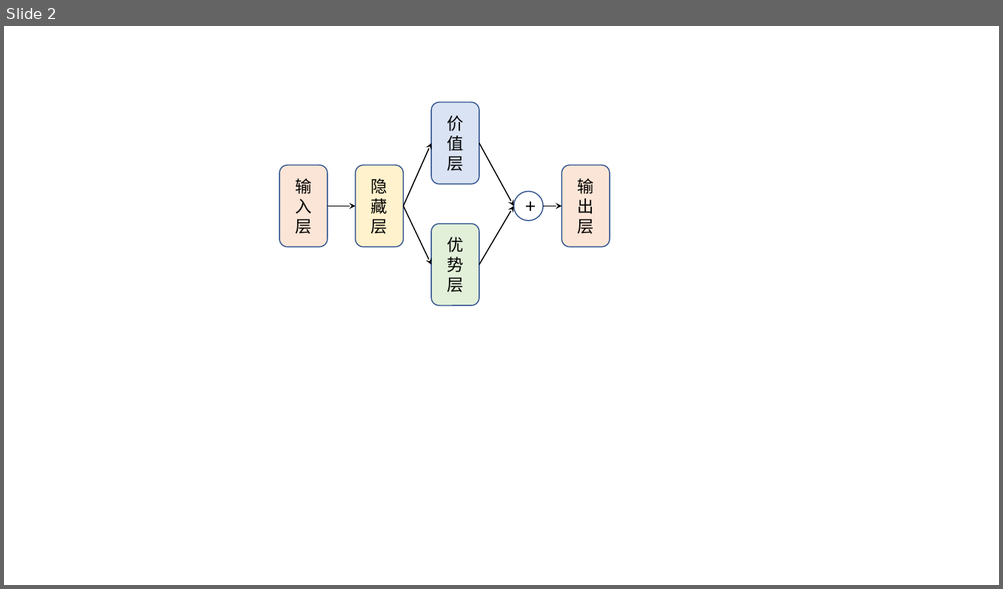
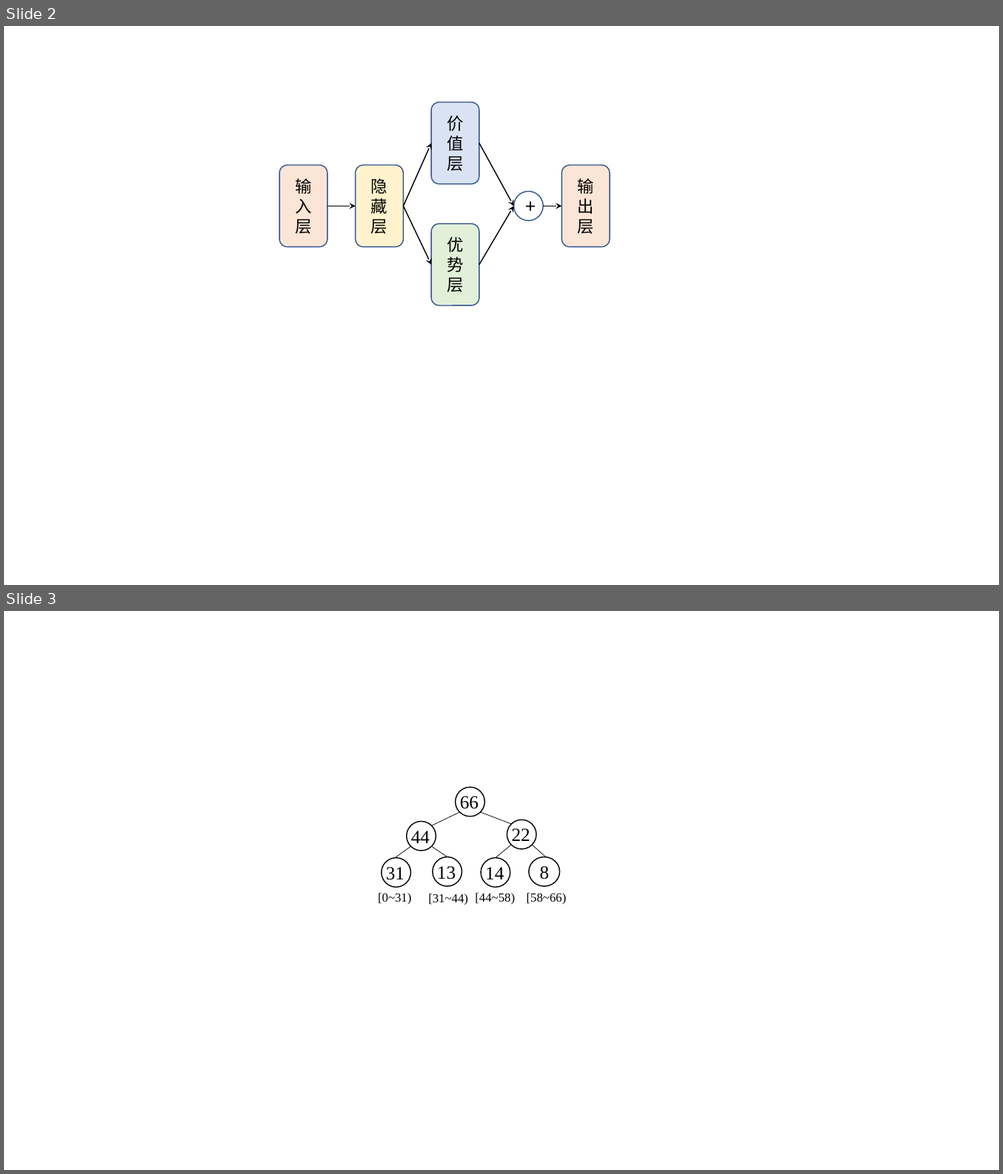
Before and after one commit to datawhalechina/joyrl-book, a slide deck: docs/ch8/main.pptx. Shown one above the other, each under a label of ours: slide 2 before the commit, slides 2 and 3 after it. The pictures are 1003x589 and 1003x1174 pixels, drawn with LibreOffice and Linux fonts; fonts in the diff are those of the drawing. Boxes give left, top, right and bottom in pixels: in the first picture for what was removed or moved away, otherwise in the second. Text is boxed around its words. In the diff, an @@ line names an element or a change of style, - is before the commit and + after.

```diff
--- a/docs/ch8/main.pptx
+++ b/docs/ch8/main.pptx
@@ slide 3 added at box(4, 611, 999, 1170), background #FFFFFF @@
@@ ellipse added at box(455, 787, 484, 816), outline #000000 1 pt @@
@@ text added at box(460, 796, 478, 813), 18 pt, text #000000 @@
+66
@@ ellipse added at box(406, 821, 435, 851), outline #000000 1 pt @@
@@ text added at box(411, 831, 430, 848), 18 pt, text #000000 @@
+44
@@ line added from (460, 812) to (432, 826), #000000 0.5 pt @@
@@ line added from (480, 812) to (512, 824), #000000 0.5 pt @@
@@ ellipse added at box(507, 820, 536, 849), outline #000000 1 pt @@
@@ text added at box(512, 829, 530, 846), 18 pt, text #000000 @@
+22
@@ line added from (410, 847) to (395, 858), #000000 0.5 pt @@
@@ line added from (432, 847) to (447, 857), #000000 0.5 pt @@
@@ line added from (512, 846) to (495, 858), #000000 0.5 pt @@
@@ line added from (532, 846) to (545, 857), #000000 0.5 pt @@
@@ ellipse added at box(381, 858, 410, 887), outline #000000 1 pt @@
@@ text added at box(386, 867, 404, 884), 18 pt, text #000000 @@
+31
@@ ellipse added at box(432, 857, 461, 886), outline #000000 1 pt @@
@@ text added at box(437, 866, 455, 883), 18 pt, text #000000 @@
+13
@@ ellipse added at box(481, 858, 510, 887), outline #000000 1 pt @@
@@ text added at box(485, 867, 504, 884), 18 pt, text #000000 @@
+14
@@ ellipse added at box(529, 857, 559, 886), outline #000000 1 pt @@
@@ text added at box(540, 866, 549, 880), 18 pt, text #000000 @@
+8
@@ text added at box(378, 893, 411, 905), 12 pt, text #000000 @@
+[0~31)
@@ text added at box(428, 894, 468, 906), 12 pt, text #000000 @@
+[31~44)
@@ text added at box(475, 893, 515, 905), 12 pt, text #000000 @@
+[44~58)
@@ text added at box(526, 893, 566, 905), 12 pt, text #000000 @@
+[58~66)
```
Also in this commit, not shown: 2 other files.
